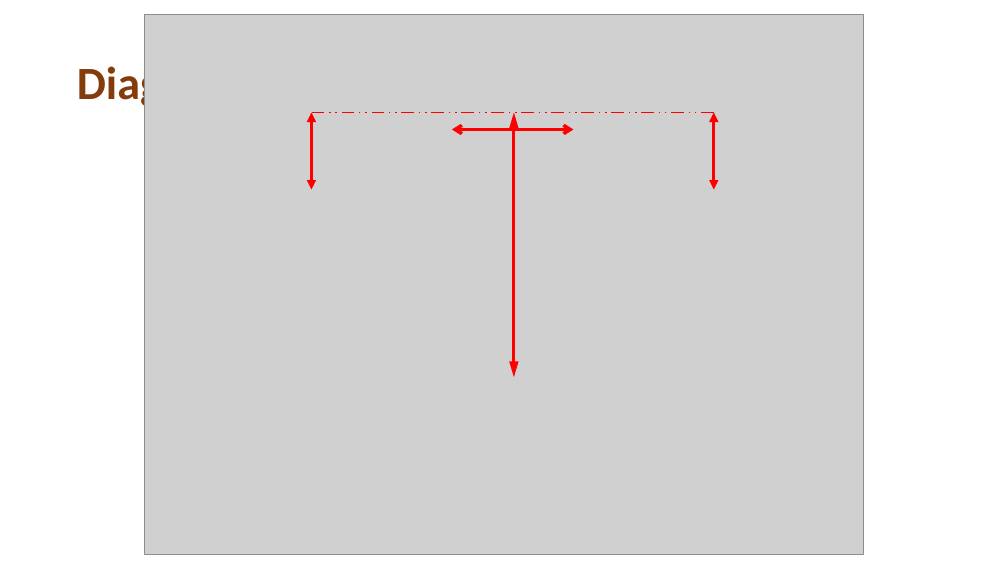
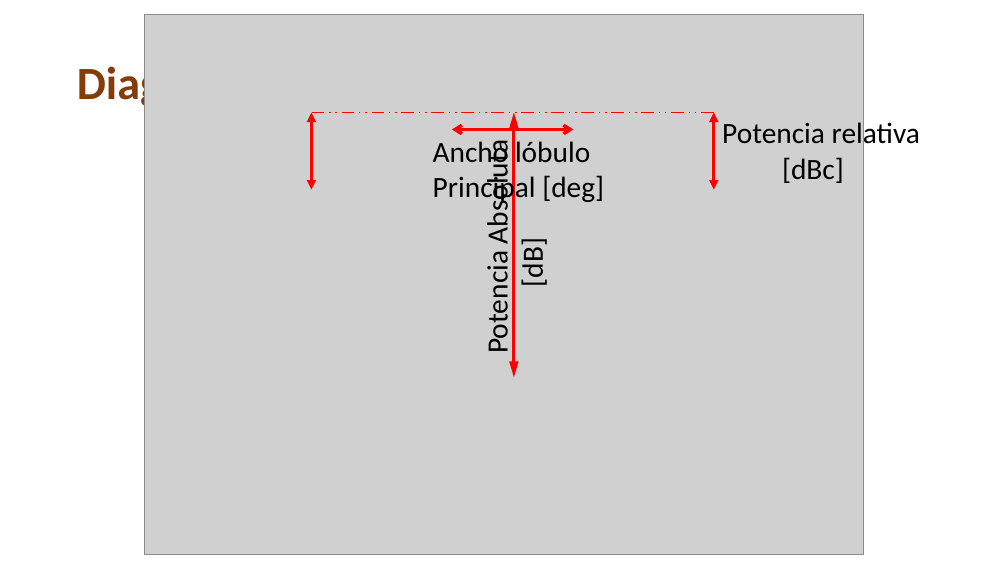
Before and after one commit to franciscoSoler/Polarimetric-Antenna-Calibrator, a slide deck: slide 9 of written/presentation/tesisInformatica.pptm. Drawn at 1008x567 pixels with LibreOffice and Linux fonts; fonts in the diff are those of the drawing; grey boxes stand for pictures. Boxes give left, top, right and bottom in pixels: in the first picture for what was removed or moved away, otherwise in the second. Text is boxed around its words. In the diff, an @@ line names an element or a change of style, - is before the commit and + after.

```diff
--- a/written/presentation/tesisInformatica.pptm
+++ b/written/presentation/tesisInformatica.pptm
@@ text added at <box>722,119,920,183</box>, 28 pt, text #000000 @@
+Potencia relativa
+[dBc]
@@ text added at <box>433,140,604,205</box>, 28 pt, text #000000 @@
+Ancho lóbulo
+Principal [deg]
@@ text added at <box>480,149,551,351</box>, 28 pt, text #000000 @@
+Potencia Absoluta
+[dB]
```
Also in this commit, not shown: 10 other slides changed, 6 slides added, 3 other files.
